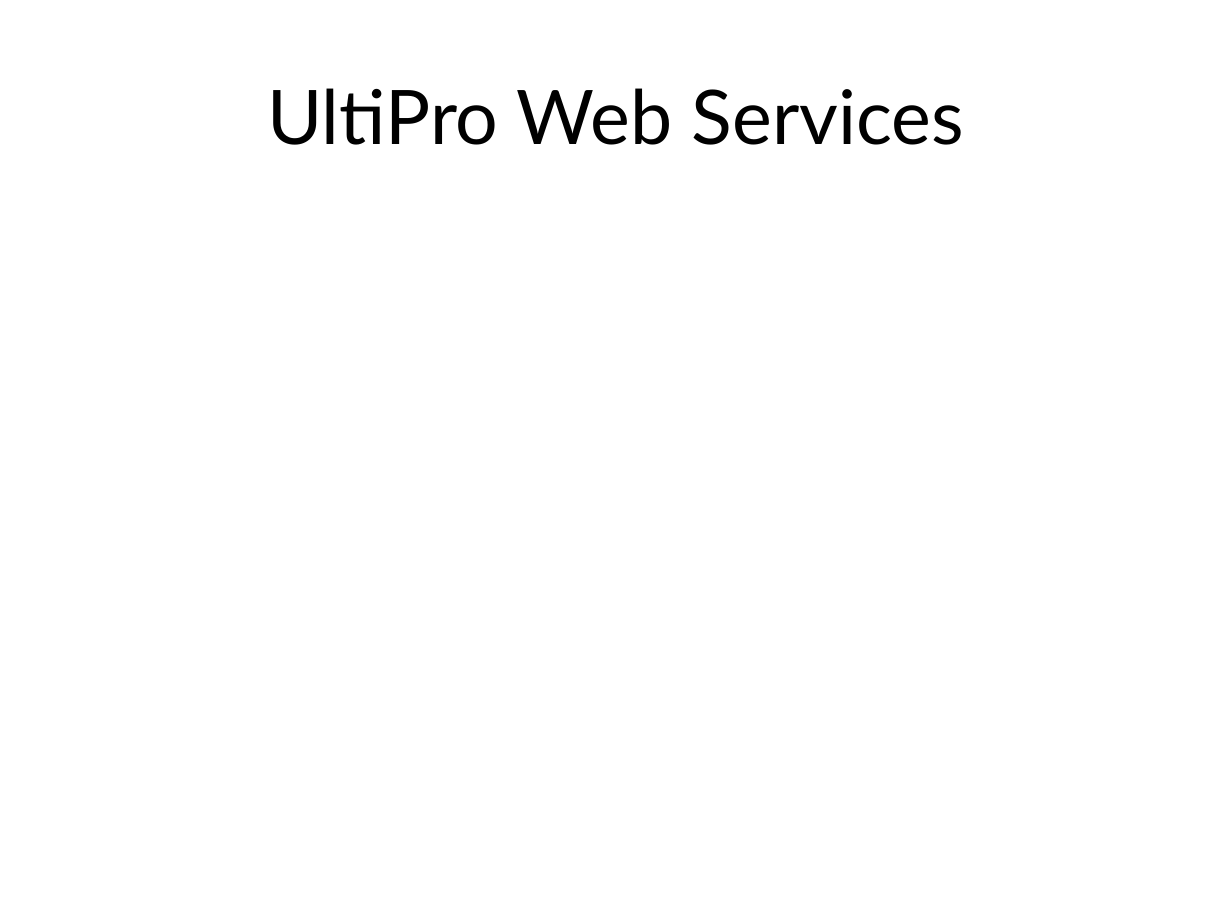
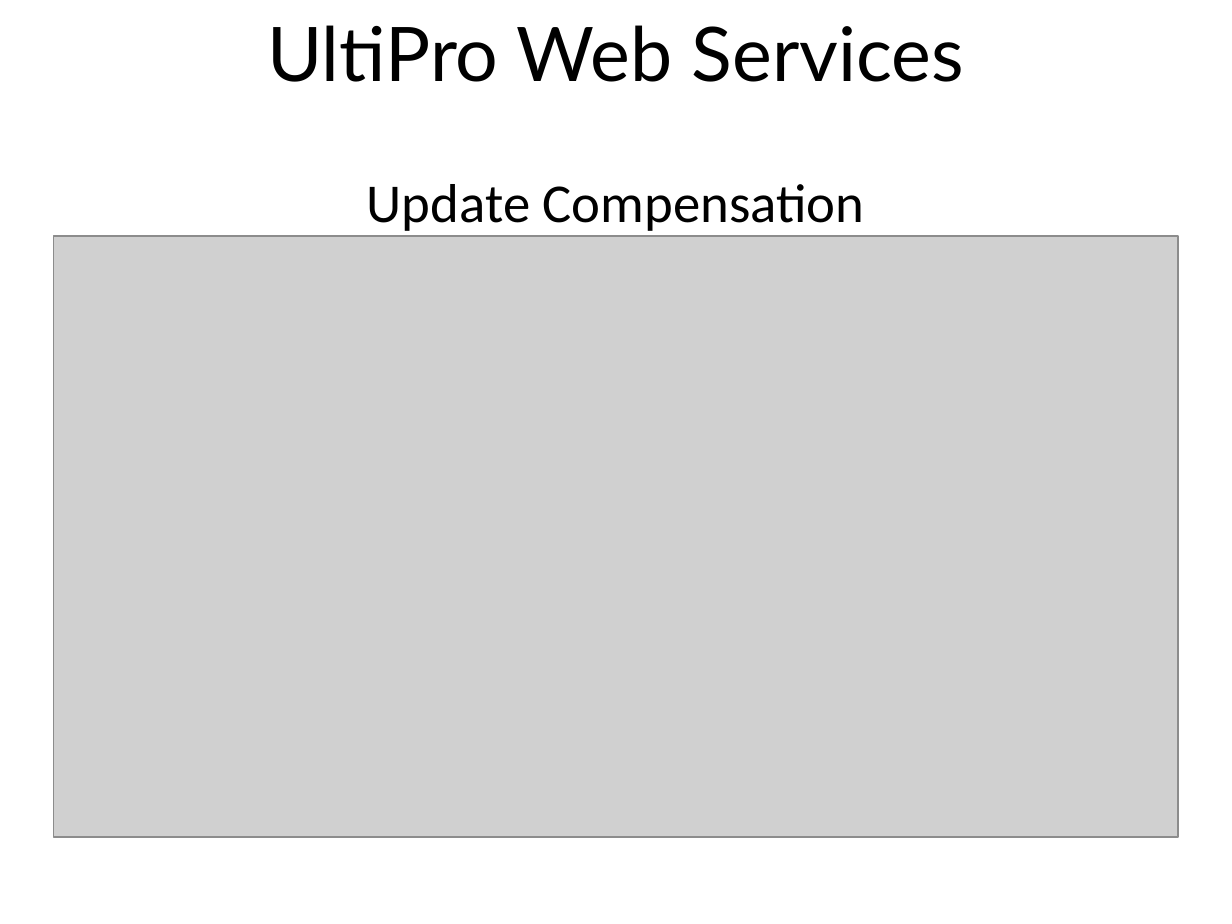
Before and after one commit to msuarz/portfolio, a slide deck: slide 21 of agile2011/presentation.pptx. Drawn at 1232x924 pixels with LibreOffice and Linux fonts; fonts in the diff are those of the drawing; grey boxes stand for pictures; background and template pictures are left out. Boxes give left, top, right and bottom in pixels: in the first picture for what was removed or moved away, otherwise in the second. Text is boxed around its words. In the diff, an @@ line names an element or a change of style, - is before the commit and + after.

```diff
--- a/agile2011/presentation.pptx
+++ b/agile2011/presentation.pptx
@@ title "UltiPro Web Services": place and size @@
-title "UltiPro Web Services" at (267,88,964,145)
+title "UltiPro Web Services" at (267,25,964,82)
@@ text added at (367,184,865,231), 32 pt, text #000000 @@
+Update Compensation
@@ picture added at (54,237,1178,838) @@
```
Also in this commit, not shown: 19 other slides changed, 4 slides added, 3 slides removed, 5 other files.
